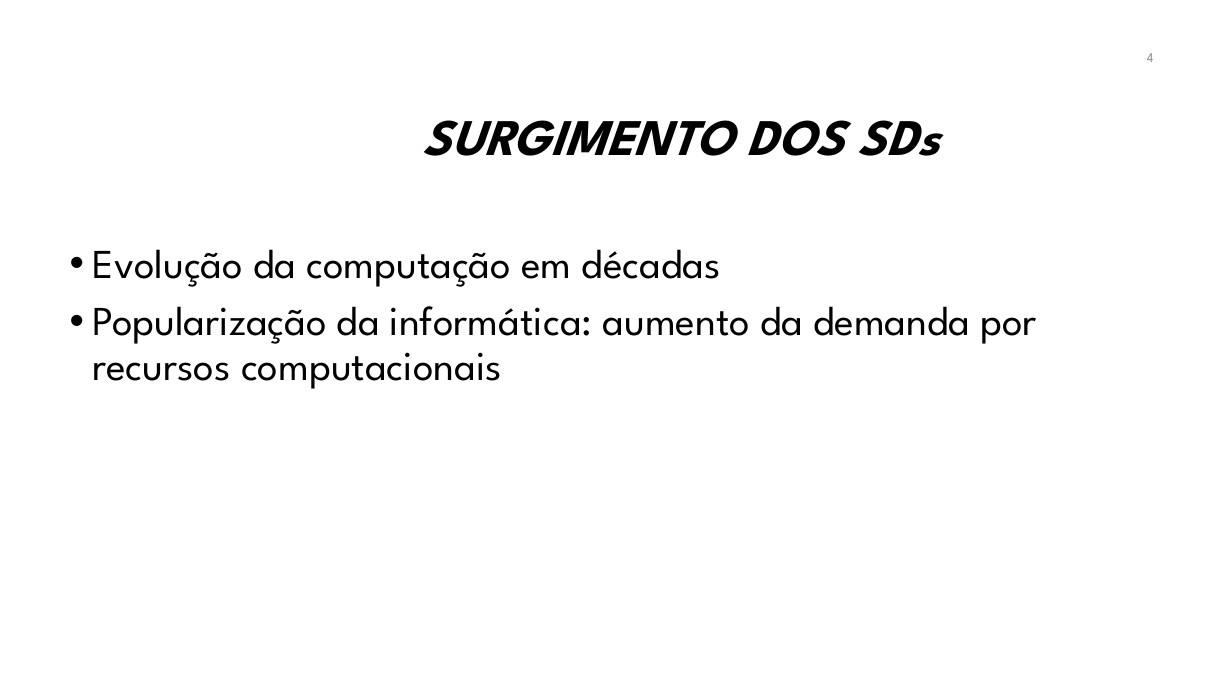
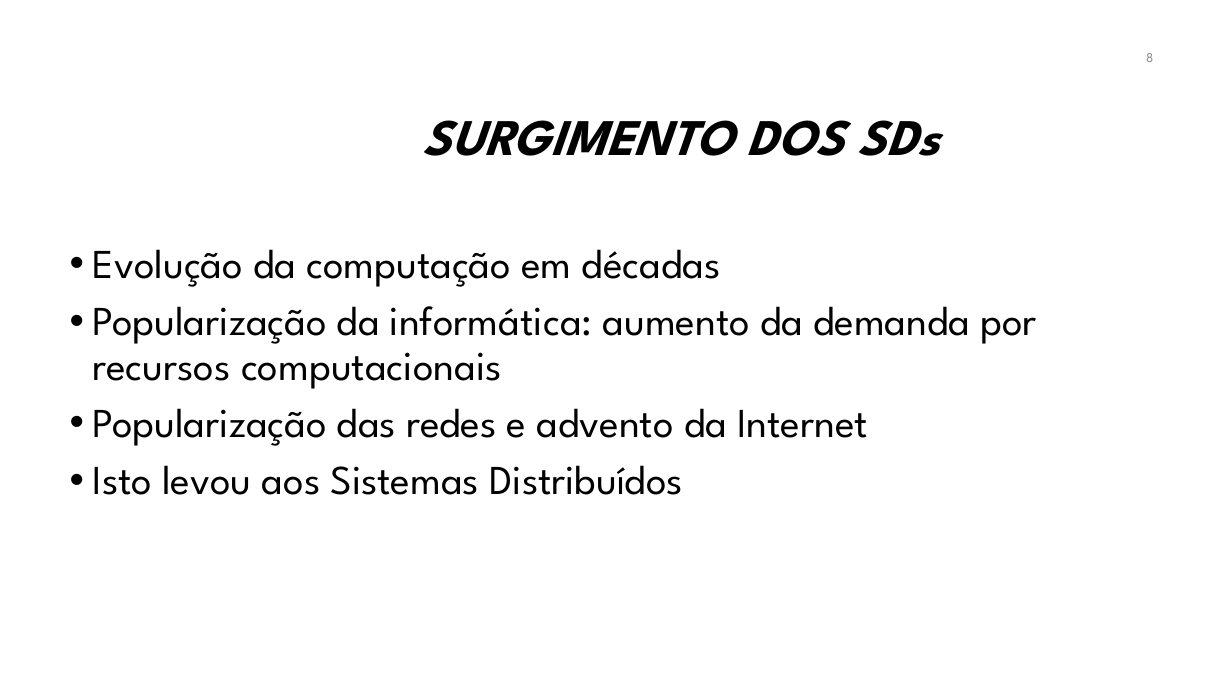
Before and after one commit to manoelcampos/sistemas-distribuidos, a slide deck: slide 8 of introducao-sd.pptx (slide 4 before the commit). Drawn at 1232x693 pixels with LibreOffice and Linux fonts; fonts in the diff are those of the drawing; background and template pictures are left out. Boxes give left, top, right and bottom in pixels: in the first picture for what was removed or moved away, otherwise in the second. Text is boxed around its words. In the diff, an @@ line names an element or a change of style, - is before the commit and + after.

```diff
--- a/introducao-sd.pptx
+++ b/introducao-sd.pptx
@@ page number at box(1146, 53, 1153, 62): text changed @@
-4
+8
@@ text at box(93, 408, 868, 495): paragraphs added @@
+• Popularização das redes e advento da Internet
+• Isto levou aos Sistemas Distribuídos
```
Also in this commit, not shown: 1 other slide changed, 22 slides added, 1 slide removed, 3 other files.
